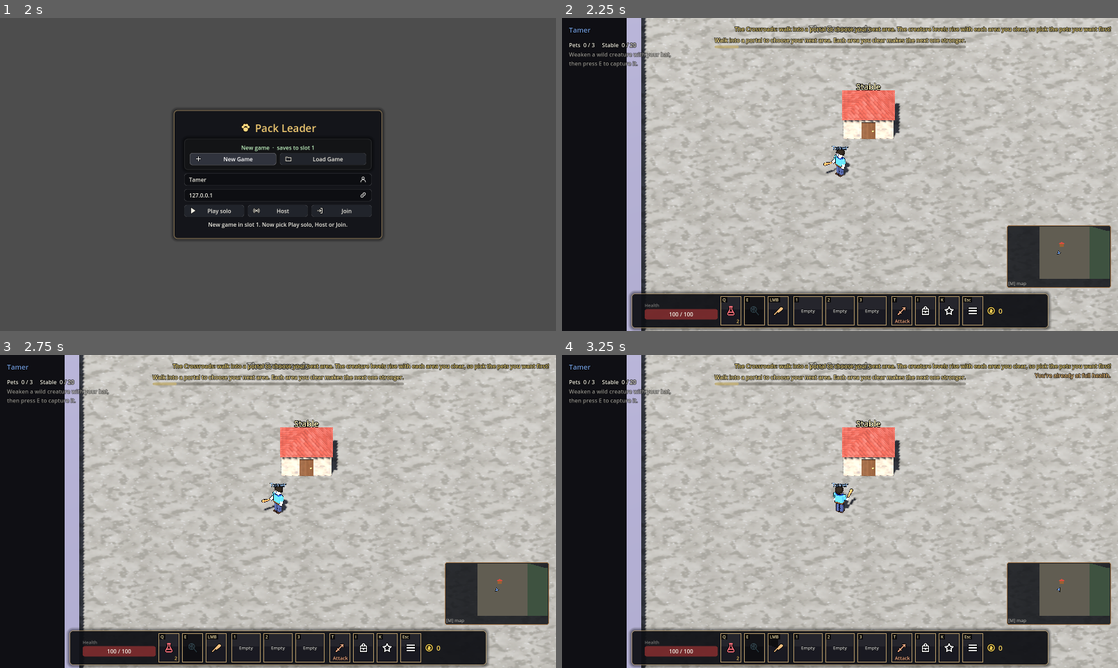
Above: before the commit, frames 1-4 (two rows, left to right).
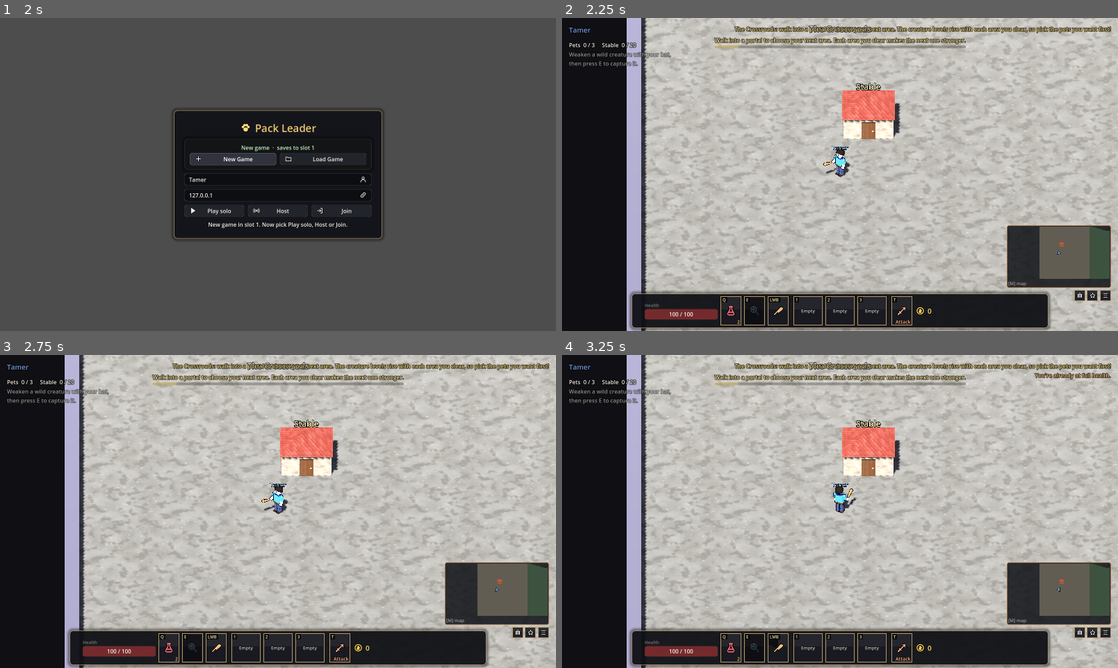
Above: after the commit, the same moments.

Repository: stealer999-design/Pack-Leader
Game: Godot game, scene res://scenes/main.tscn
Two runs of this game, one before a commit and one after it. Both use one fixed random seed, a clock stepped at 60 frames per second and the inputs below.
Inputs (mouse positions are in pixels of both pictures, inside the frame that each line leads up to):
- Up to frame 1 (2 s): click "New Game" at 0.5 s; click "New Game" at 1.25 s
- Up to frame 2 (2.25 s): click "Play solo" at 2 s
- Up to frame 3 (2.75 s): no input
- Up to frame 4 (3.25 s): tap E (capture) at 2.75 s; drag from (728, 649) to (895, 442) at 2.77 s

Frame 1 is identical in both runs. In frame 2, 0.5% of the frame differs, in the area x 31-99%, y 86-99%; in frame 3, 0.5%; in frame 4, 0.5%.

Commit message:
Move inventory, skills and menu to tiny buttons under the mini map
Co-Authored-By: Claude Opus 5.5 <noreply@anthropic.com>
Claude-Session: https://claude.ai/code/session_01SHXn7uzAhXhqkDiK48VPSa

Diff:
--- a/scripts/action_bar.gd
+++ b/scripts/action_bar.gd
@@ -4,10 +4,13 @@
 ##   left:   your health, then Potion (Q), Capture (E) and your bat (LMB)
 ##   middle: your three pets (1 2 3): portrait, level, health and experience,
 ##           and their ability's cooldown
-##   right:  Pet stance (T), Inventory (I), Skills (K) and the Menu (Esc)
+##   right:  Pet stance (T) and your coins
 ## Every box can be clicked as well as using its key; hovering one explains it.
+## Inventory (I), Skills (K) and the Menu (Esc) are tiny buttons in `menu_row`,
+## which the HUD places just under the mini map.
 
 const SLOT := Vector2(60, 60)
+const TINY_SLOT := Vector2(32, 32)
 const PET_SLOT := Vector2(84, 84)
 const SIDE_WIDTH := 440.0  ## Both sides the same width, so the pets sit in the middle.
 
@@ -23,6 +26,8 @@
 var inventory_slot: ActionSlot
 var skills_slot: ActionSlot
 var menu_slot: ActionSlot
+## Inventory, skills and menu: tiny buttons under the mini map (added by the HUD).
+var menu_row: HBoxContainer
 var coins_label: Label
 
 
@@ -94,11 +99,21 @@
 	row.add_child(right)
 	stance_slot = _slot(right, "T", "sword", "")
 	stance_slot.pressed.connect(func() -> void: player.request_toggle_stance.rpc_id(1))
-	inventory_slot = _slot(right, "I", "bag", "Inventory: what you're wearing and the bag of gear you've found, and your pets' collars.")
+	menu_row = HBoxContainer.new()
+	menu_row.name = "MenuButtons"
+	menu_row.add_theme_constant_override("separation", 5)
+	menu_row.alignment = BoxContainer.ALIGNMENT_END
+	menu_row.set_anchors_and_offsets_preset(Control.PRESET_BOTTOM_RIGHT)
+	menu_row.grow_horizontal = Control.GROW_DIRECTION_BEGIN
+	menu_row.offset_right = -20.0
+	menu_row.offset_left = -20.0 - 3 * TINY_SLOT.x - 10.0
+	menu_row.offset_top = -118.0  # just under the mini map (see MiniMap)
+	menu_row.offset_bottom = -118.0 + TINY_SLOT.y
+	inventory_slot = _tiny(menu_row, "bag", "Inventory (I): what you're wearing and the bag of gear you've found, and your pets' collars.")
 	inventory_slot.pressed.connect(func() -> void: hud.toggle_inventory())
-	skills_slot = _slot(right, "K", "star", "Pet skills: spend the skill points your pets earn as they level up.")
+	skills_slot = _tiny(menu_row, "star", "Pet skills (K): spend the skill points your pets earn as they level up.")
 	skills_slot.pressed.connect(func() -> void: hud.toggle_skills())
-	menu_slot = _slot(right, "Esc", "menu", "Menu: save, settings, and quit to the title screen.")
+	menu_slot = _tiny(menu_row, "menu", "Menu (Esc): save, settings, and quit to the title screen.")
 	menu_slot.pressed.connect(func() -> void:
 		hud.close_windows()
 		hud.pause_menu.open())
@@ -129,6 +144,17 @@
 	return slot
 
 
+## A tiny button: just the icon (the key is in its tooltip) and a small badge.
+func _tiny(parent: Control, icon_name: String, tip: String) -> ActionSlot:
+	var slot := ActionSlot.new(TINY_SLOT)
+	slot.icon = UiIcons.texture(icon_name, 32)
+	slot.icon_scale = 0.72
+	slot.badge_size = 11
+	slot.tooltip_text = tip
+	parent.add_child(slot)
+	return slot
+
+
 func _style() -> StyleBoxFlat:
 	var style := UiTheme.panel_style(Color(0.06, 0.065, 0.085, 0.9))
 	style.content_margin_left = 12
@@ -138,9 +164,11 @@
 	return style
 
 
-## True while the mouse is over the bar (so clicking it doesn't swing the bat).
+## True while the mouse is over the bar or the tiny buttons (so clicking them doesn't swing the bat).
 func has_mouse() -> bool:
-	return is_visible_in_tree() and get_global_rect().has_point(get_viewport().get_mouse_position())
+	var mouse := get_viewport().get_mouse_position()
+	return (is_visible_in_tree() and get_global_rect().has_point(mouse)) \
+			or (menu_row.is_visible_in_tree() and menu_row.get_global_rect().has_point(mouse))
 
 
 func _process(_delta: float) -> void:
--- a/scripts/action_slot.gd
+++ b/scripts/action_slot.gd
@@ -16,6 +16,10 @@
 var key_text := ""
 var icon: Texture2D
 var icon_tint := Color.WHITE
+## The icon's size, as a share of the box.
+var icon_scale := 0.62
+## The badge's font size.
+var badge_size := 14
 ## 0 = ready, 1 = just used.
 var cooldown := 0.0
 ## Seconds left, drawn over the sweep (empty for none).
@@ -100,7 +104,7 @@
 	var rect := Rect2(Vector2.ZERO, size)
 	var inner := rect.grow(-3.0)
 	if icon:
-		var side := minf(inner.size.x, inner.size.y) * 0.62
+		var side := minf(inner.size.x, inner.size.y) * icon_scale
 		var at := inner.position + (inner.size - Vector2(side, side)) * Vector2(0.5, 0.42 if health >= 0.0 else 0.5)
 		c.draw_texture_rect(icon, Rect2(at, Vector2(side, side)), false, icon_tint if not dim else Color(icon_tint, 0.35))
 	# Pet strips along the bottom.
@@ -146,7 +150,14 @@
 		_text(c, key_text, Vector2(6, 15), 12, Color(1.0, 0.92, 0.7), HORIZONTAL_ALIGNMENT_LEFT)
 	if badge != "":
 		var y := inner.end.y - (16.0 if health >= 0.0 else 4.0)
-		_text(c, badge, Vector2(inner.end.x - 3, y), 14, badge_color, HORIZONTAL_ALIGNMENT_RIGHT)
+		if badge_size <= 11:  # tiny buttons: a little pill on the top-right corner
+			var font := get_theme_default_font()
+			var w := font.get_string_size(badge, HORIZONTAL_ALIGNMENT_LEFT, -1, badge_size).x + 6.0
+			var pill := Rect2(Vector2(size.x - w + 3.0, -5.0), Vector2(w, 14.0))
+			c.draw_rect(pill, Color(0.75, 0.15, 0.15))
+			_text(c, badge, Vector2(pill.end.x - 3.0, pill.end.y - 3.0), badge_size, Color.WHITE, HORIZONTAL_ALIGNMENT_RIGHT)
+		else:
+			_text(c, badge, Vector2(inner.end.x - 1, y + 2), badge_size, badge_color, HORIZONTAL_ALIGNMENT_RIGHT)
 
 
 ## The cooldown wedge, clipped to the box (the wedge's far points lie outside it).
--- a/scripts/hud.gd
+++ b/scripts/hud.gd
@@ -80,6 +80,8 @@
 	action_bar = ActionBar.new(self, health_bar)
 	add_child(action_bar)
 	move_child(action_bar, 1)
+	add_child(action_bar.menu_row)
+	move_child(action_bar.menu_row, 2)
 
 
 func bind(player: Player) -> void:
@@ -223,7 +225,7 @@
 
 func _update_inventory_button() -> void:
 	var slot := action_bar.inventory_slot
-	slot.badge = "%d new" % _new_gear if _new_gear > 0 else ""
+	slot.badge = "%d" % _new_gear if _new_gear > 0 else ""
 	slot.highlight = _new_gear > 0
 	slot.refresh()
 
